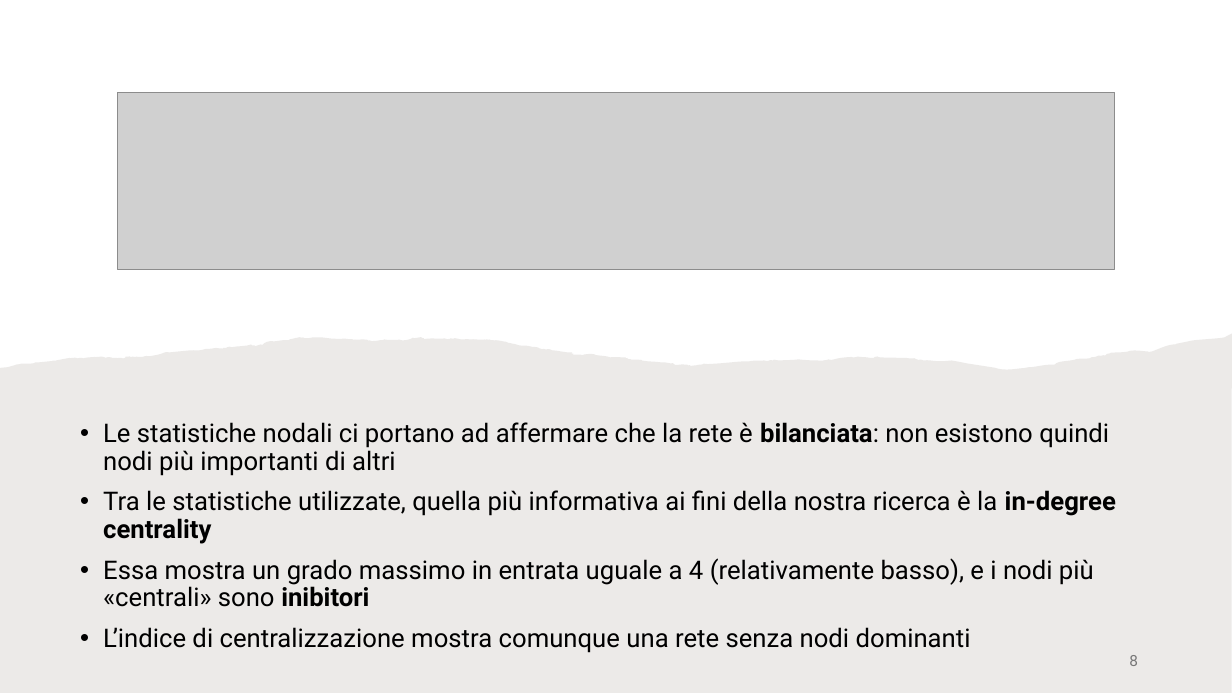
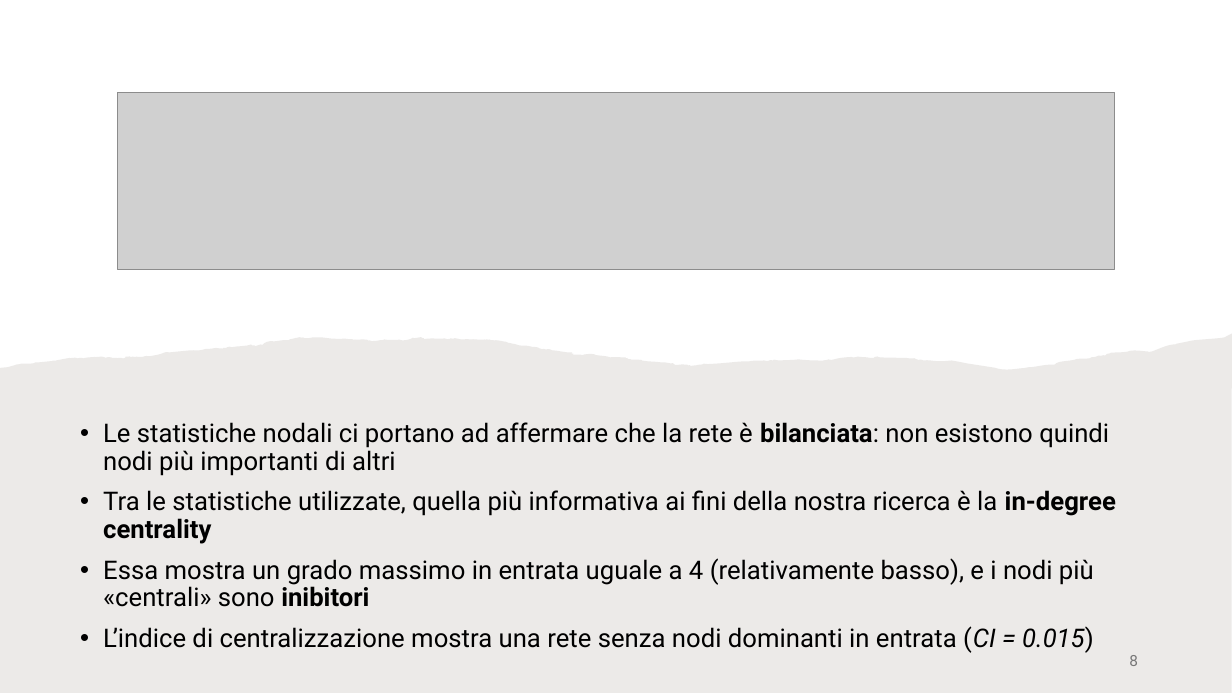
Before and after one commit to cMancio00/sand-2024, a slide deck: slide 8 of Analysis of visual cortical neurons of mice.pptx. Drawn at 1232x693 pixels with LibreOffice and Linux fonts; fonts in the diff are those of the drawing; grey boxes stand for pictures. Boxes give left, top, right and bottom in pixels: in the first picture for what was removed or moved away, otherwise in the second. Text is boxed around its words. In the diff, an @@ line names an element or a change of style, - is before the commit and + after.

Commit message:
aggiunto CI

```diff
--- a/Analysis of visual cortical neurons of mice.pptx
+++ b/Analysis of visual cortical neurons of mice.pptx
@@ text at [103,626,1094,653]: text changed @@
-• L’indice di centralizzazione mostra comunque una rete senza nodi dominanti
+• L’indice di centralizzazione mostra una rete senza nodi dominanti in entrata (CI = 0.015)
```
